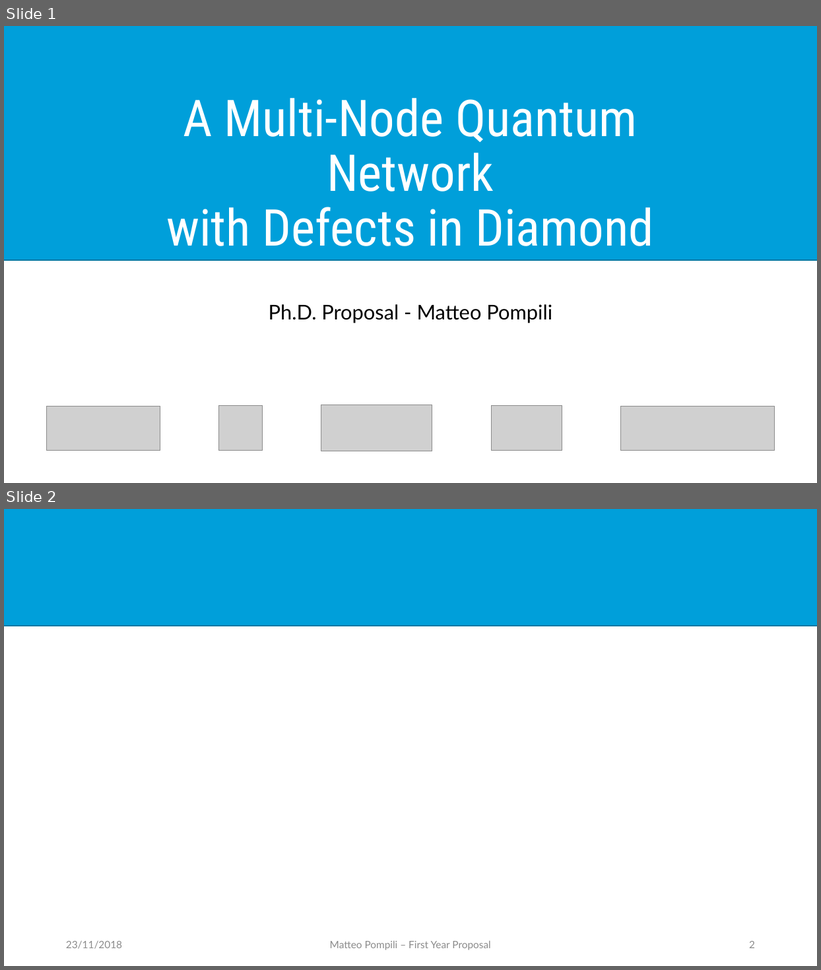
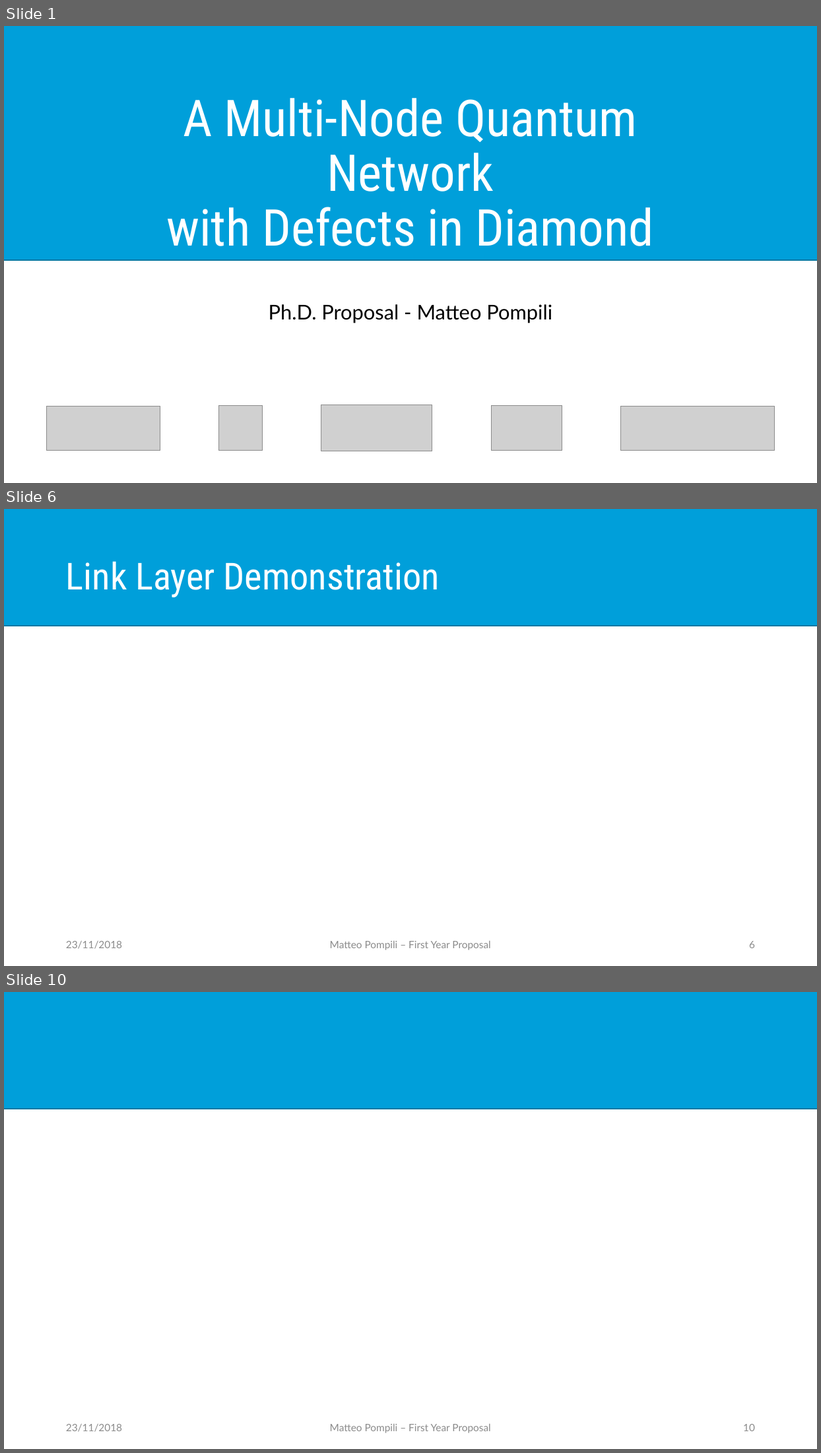
Before and after one commit to matpompili/go-nogo, a slide deck: presentation/Go_NoGo_Presentation.pptx. Shown one above the other, each under a label of ours: slides 1 and 2 before the commit, slides 1, 6 and 10 after it; the slides between them are not shown. The pictures are 821x970 and 821x1453 pixels, drawn with LibreOffice and Linux fonts; fonts in the diff are those of the drawing; grey boxes stand for pictures. Boxes give left, top, right and bottom in pixels: in the first picture for what was removed or moved away, otherwise in the second. Text is boxed around its words. In the diff, an @@ line names an element or a change of style, - is before the commit and + after.

```diff
--- a/presentation/Go_NoGo_Presentation.pptx
+++ b/presentation/Go_NoGo_Presentation.pptx
@@ slide 6 added at (4,509,817,966), background #FFFFFF; not listed: 1 template element that a slide beside it also shows @@
@@ title added at (66,561,440,597), 44 pt, text #FFFFFF @@
+Link Layer Demonstration
@@ text added at (66,941,122,949), 12 pt, text #8C8C8C @@
+23/11/2018
@@ text added at (330,941,490,951), 12 pt, text #8C8C8C @@
+Matteo Pompili – First Year Proposal
@@ page number added at (749,941,755,949), 12 pt, text #8C8C8C @@
+6
@@ what was slide 2 is now slide 10 @@
@@ page number at (743,1424,755,1432): text changed @@
-2
+10
```
Also in this commit, not shown: 7 other slides added.
